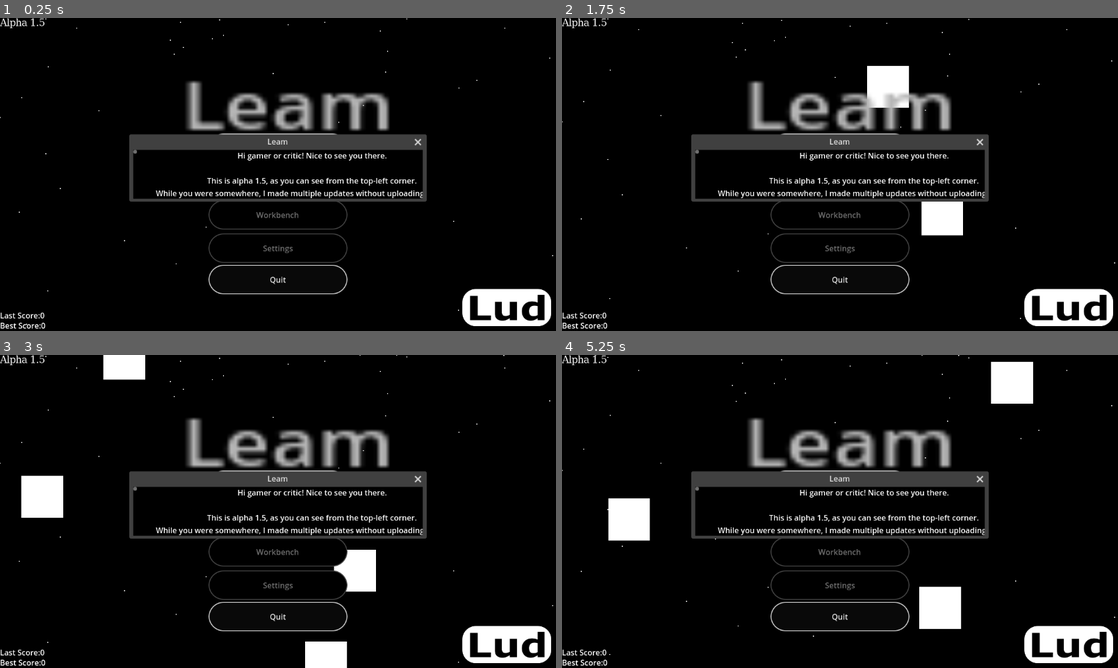
Above: before the commit, frames 1-4 (two rows, left to right).
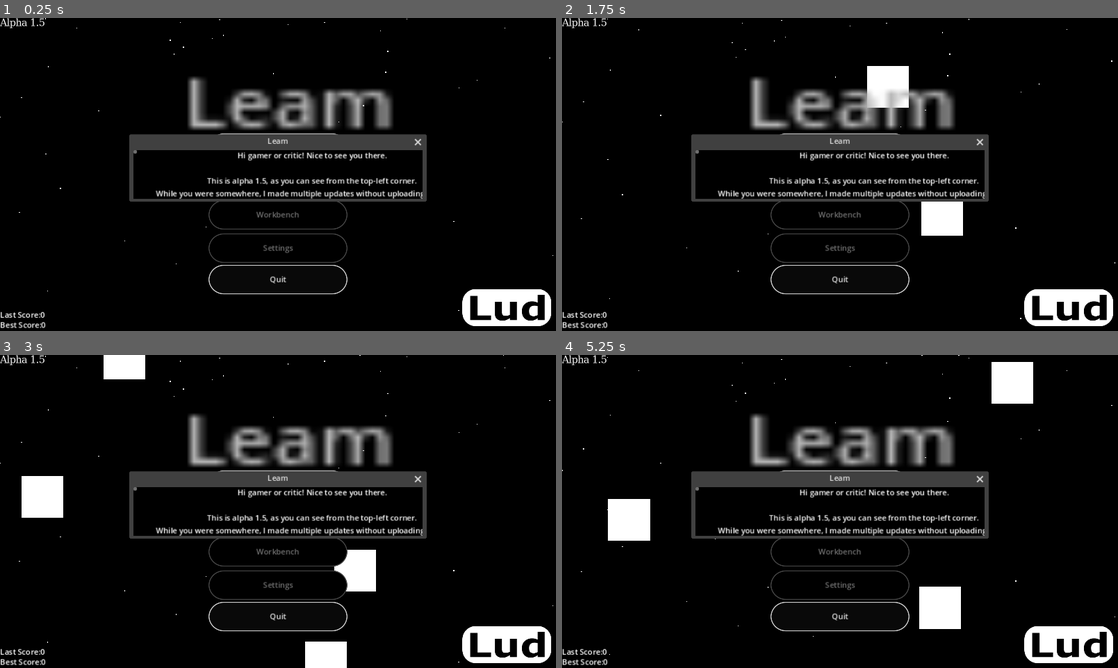
Above: after the commit, the same moments.

Repository: krispysauce098/leam
Game: Godot game, scene res://scenes/game.tscn
The game is run twice, just before and just after one commit, with the same random seed, the same clock (stepped at 60 frames per second) and the same inputs.
Inputs:
- Up to frame 1 (0.25 s): no input
- Up to frame 2 (1.75 s): click "Play" at 0.5 s; click "Play" at 1.25 s
- Up to frame 3 (3 s): hold Right (move-right) 2.03-2.78 s; hold Down (move-down) from 2.78 s (still down)
- Up to frame 4 (5.25 s): release Down (move-down) at 3.53 s; hold Right (move-right) 3.53-4.28 s; hold Up (move-up) 4.28-5.03 s; hold Left (move-left) from 5.03 s (still down)

The runs differ from the first frame. In frame 1, 4.5% of the frame differs, in the area x 0-100%, y 0-100%; in frame 2, 4.4%; in frame 3, 4.6%; in frame 4, 4.7%.

Commit message:
Export and project.godot changes

Diff:
--- a/project.godot
+++ b/project.godot
@@ -11,18 +11,19 @@
 [application]
 
 config/name="Leam"
-config/version="Alpha 0.1.3"
+config/description="Dodge lasers and asteroids!"
+config/version="1.7"
 run/main_scene="res://scenes/game.tscn"
 config/features=PackedStringArray("4.2", "Forward Plus")
 boot_splash/bg_color=Color(0, 0, 0, 1)
 boot_splash/image="res://ludlogo.png"
 boot_splash/fullsize=false
-config/icon="res://icon.svg"
+config/icon="res://assets/textures/player/10110.svg"
 
 [display]
 
-window/stretch/mode="viewport"
-window/stretch/aspect="ignore"
+window/stretch/mode="canvas_items"
+window/stretch/aspect="expand"
 
 [input]
 
Not shown, changed: export_presets.cfg
